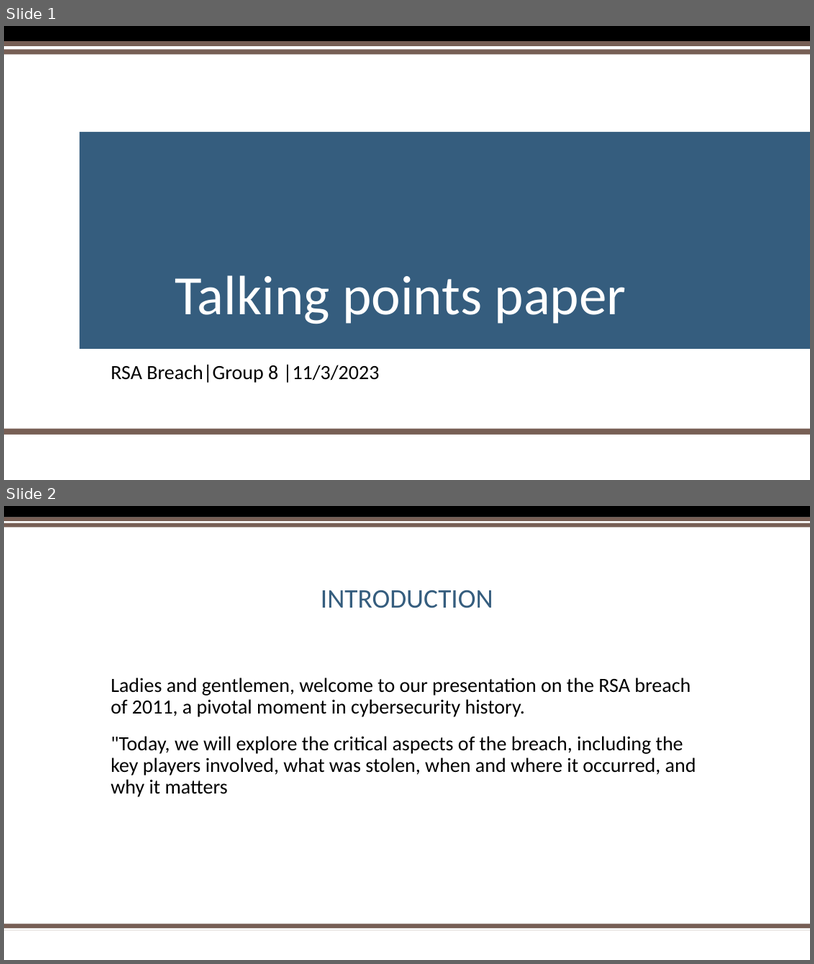
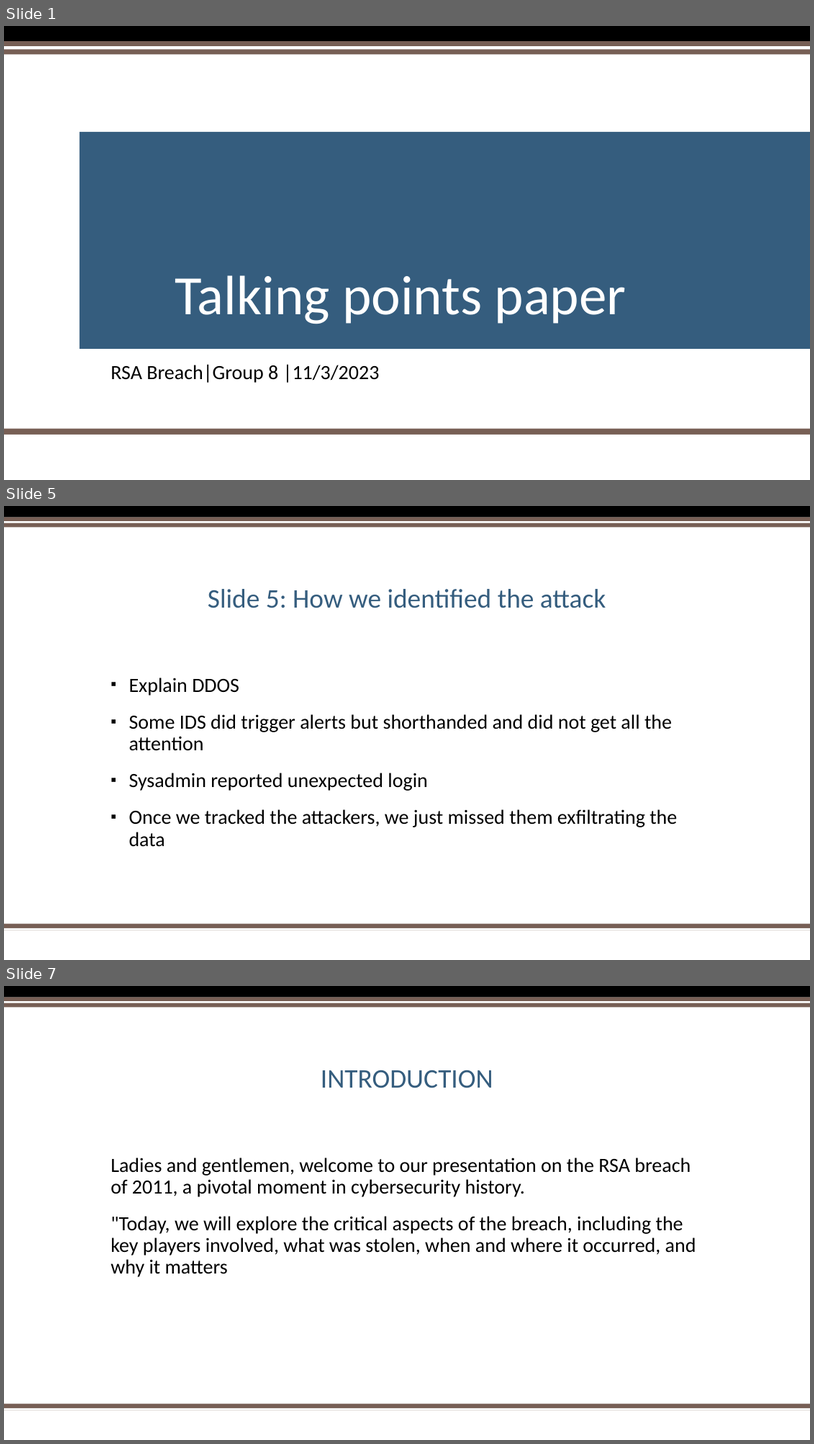
Before and after one commit to 0xTestbuild/IncidentResponseTeam8, a slide deck: lastname_Team8_FA_TalkingPointsPaper.pptx. Shown one above the other, each under a label of ours: slides 1 and 2 before the commit, slides 1, 5 and 7 after it; the slides between them are not shown. The pictures are 814x964 and 814x1444 pixels, drawn with LibreOffice and Linux fonts; fonts in the diff are those of the drawing; background and template pictures are left out. Boxes give left, top, right and bottom in pixels: in the first picture for what was removed or moved away, otherwise in the second. Text is boxed around its words. In the diff, an @@ line names an element or a change of style, - is before the commit and + after.

```diff
--- a/lastname_Team8_FA_TalkingPointsPaper.pptx
+++ b/lastname_Team8_FA_TalkingPointsPaper.pptx
@@ slide 5 added at bbox=[4, 506, 810, 960], background #FFFFFF; not listed: 5 template elements that a slide beside it also shows @@
@@ title added at bbox=[208, 589, 606, 608], 32 pt, text #355D7E @@
+Slide 5: How we identified the attack
@@ text added at bbox=[129, 677, 677, 847], 24 pt, text #000000 @@
+▪ Explain DDOS
+▪ Some IDS did trigger alerts but shorthanded and did not get all the attention
+▪ Sysadmin reported unexpected login
+▪ Once we tracked the attackers, we just missed them exfiltrating the data
@@ what was slide 2 is now slide 7 @@
```
Also in this commit, not shown: 4 other slides added.
